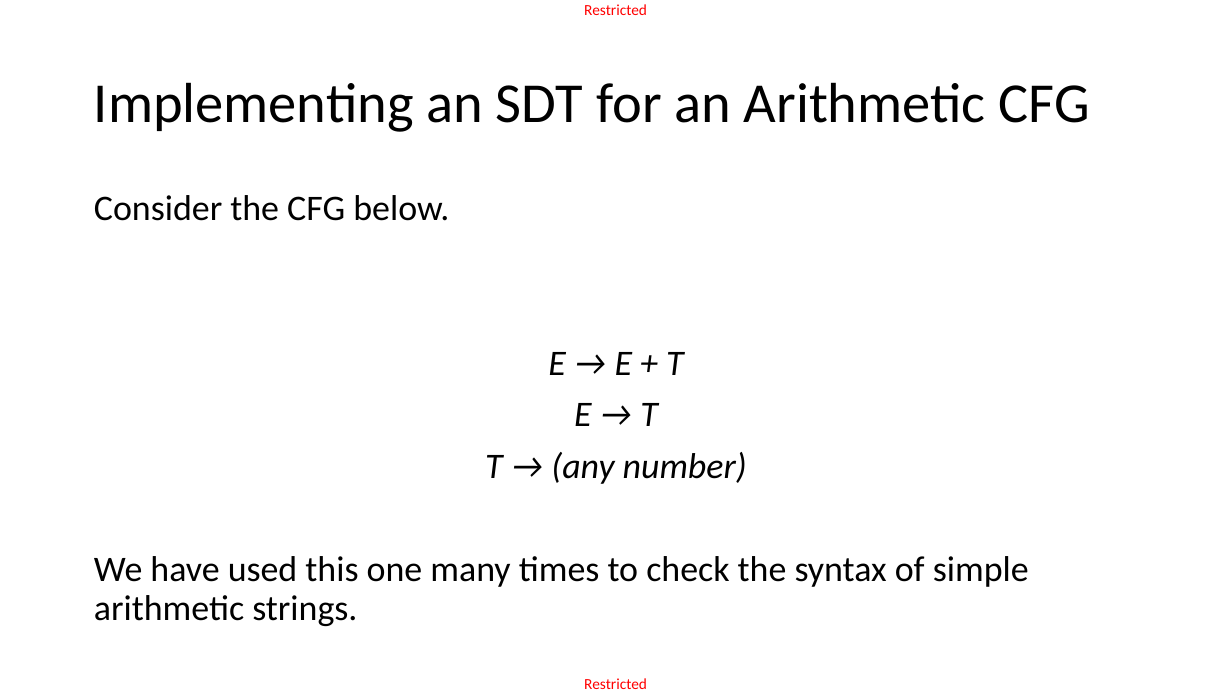
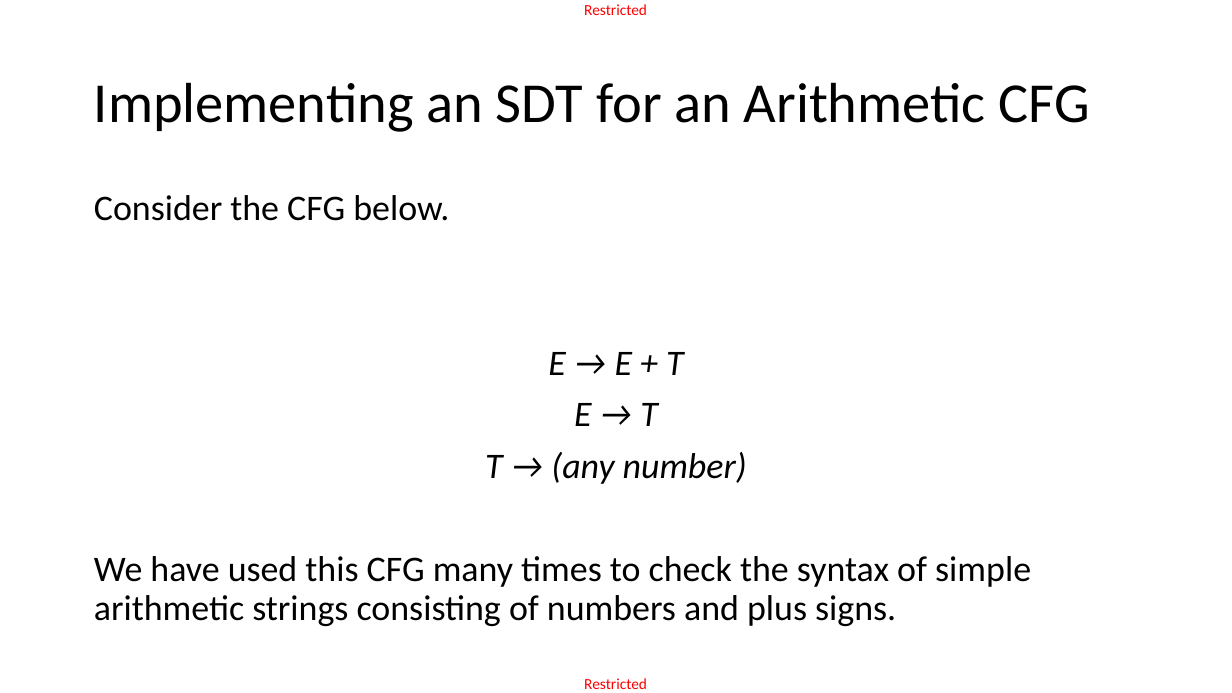
Before and after one commit to matthieudemari/SUTD_PLC_50_051, a slide deck: slide 28 of W10/W10S1 - CFG&SDT/W10S1.pptx. Drawn at 1232x693 pixels with LibreOffice and Linux fonts; fonts in the diff are those of the drawing. Boxes give left, top, right and bottom in pixels: in the first picture for what was removed or moved away, otherwise in the second. Text is boxed around its words. In the diff, an @@ line names an element or a change of style, - is before the commit and + after.

```diff
--- a/W10/W10S1 - CFG&SDT/W10S1.pptx
+++ b/W10/W10S1 - CFG&SDT/W10S1.pptx
@@ text at [94,556,1031,626]: text changed @@
-We have used this one many times to check the syntax of simple arithmetic strings.
+We have used this CFG many times to check the syntax of simple arithmetic strings consisting of numbers and plus signs.
```
Also in this commit, not shown: 3 other slides changed, 22 other files.
